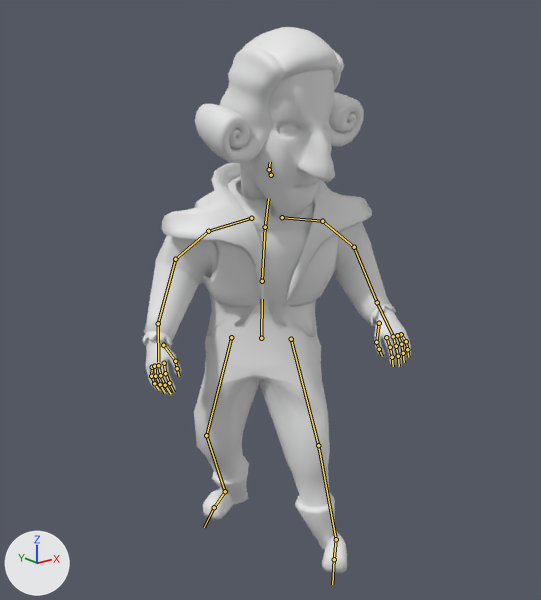
Renders of the FBX model Assets/Models/pasquale.fbx from each side of a commit.
Camera for both pictures: a camera (50 mm lens) standing at (-6.16, -7.59, 6.75) and looking at (-0.67, -0.73, 4.01). Arrows for +X, +Y and +Z are at lower left; the lights stay in place. Both versions are drawn at frame 1 of the action 'root|h_Armature|mixamo.com|Layer0'; the numbers are the values there. The bones that bend it are drawn over the model as lines. Materials are left out; every surface is plain grey.

Names of what the first picture shows: 'LOW'.
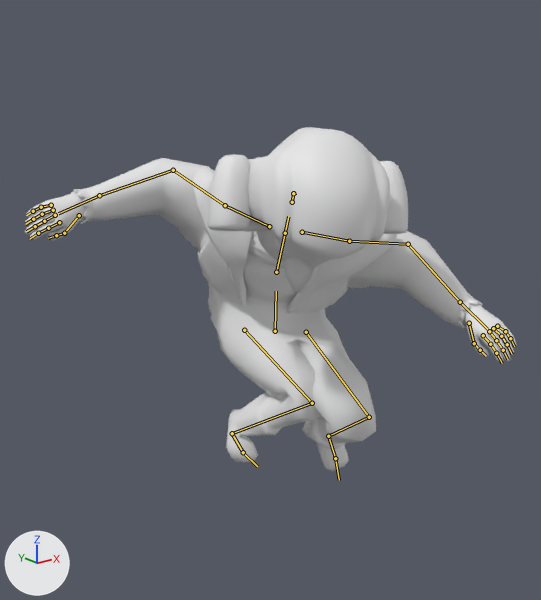
Changed parts and their boxes [x1, y1, x2, y2] in the pictures (541 x 600 px):
```json
{"object": "LOW", "change": "posed", "before": [142, 27, 411, 573], "after": [25, 127, 516, 472], "on screen": "82% wider, 37% shorter"}
{"object": "LOW.001", "change": "now drawn", "after": [192, 166, 397, 317]}
{"bone": "root.x", "before": "(261, 338) to (262, 299)", "after": "(275, 331) to (276, 291)"}
{"bone": "thigh_stretch.l", "before": "(291, 339) to (318, 445)", "after": "(306, 332) to (369, 417)"}
{"bone": "leg_stretch.l", "before": "(318, 445) to (336, 539)", "after": "(369, 417) to (328, 436)"}
{"bone": "foot.l", "before": "(336, 539) to (334, 559)", "after": "(328, 436) to (335, 458)"}
{"bone": "thigh_stretch.r", "before": "(231, 337) to (206, 435)", "after": "(244, 330) to (312, 403)"}
{"bone": "leg_stretch.r", "before": "(206, 435) to (225, 491)", "after": "(312, 403) to (232, 433)"}
{"bone": "foot.r", "before": "(225, 491) to (214, 507)", "after": "(232, 433) to (243, 452)"}
{"bone": "spine_01.x", "before": "(262, 281) to (265, 227)", "after": "(276, 272) to (285, 233)"}
{"bone": "neck.x", "before": "(271, 175) to (269, 169)", "after": "(292, 202) to (293, 193)"}
{"bone": "head.x", "before": "(269, 169) to (270, 162)", "after": "(293, 193) to (296, 193)"}
{"bone": "shoulder.r", "before": "(251, 218) to (208, 231)", "after": "(269, 226) to (225, 205)"}
{"bone": "arm_stretch.r", "before": "(208, 231) to (175, 259)", "after": "(225, 205) to (173, 170)"}
{"bone": "forearm_stretch.r", "before": "(175, 259) to (158, 323)", "after": "(173, 170) to (99, 195)"}
{"bone": "hand.r", "before": "(158, 323) to (158, 362)", "after": "(99, 195) to (58, 213)"}
{"bone": "shoulder.l", "before": "(282, 217) to (322, 221)", "after": "(302, 232) to (349, 241)"}
{"bone": "arm_stretch.l", "before": "(322, 221) to (354, 247)", "after": "(349, 241) to (408, 244)"}
{"bone": "forearm_stretch.l", "before": "(354, 247) to (377, 302)", "after": "(408, 244) to (460, 302)"}
{"bone": "hand.l", "before": "(377, 302) to (392, 334)", "after": "(460, 302) to (487, 329)"}
```

The change, as JSON lines over the scene's bpy script:
```json
{"block": "bone_root_x", "where": "bone_root_x = bpy.data.objects['root'].pose.bones['root.x']"}
{"op": "set", "path": "bone_root_x.location", "old": "(-5.0, -15.0, -8.0)", "new": "(-6.0, -1.0, 26.0)"}
{"op": "set", "path": "bone_root_x.rotation_quaternion", "old": "(0.93, -0.037, -0.36, -0.071)", "new": "(0.929, -0.034, -0.359, -0.077)", "note": "degrees (-1, -42, -8) -> degrees (-1, -42, -9)"}
{"block": "bone_thigh_stretch_l", "where": "bone_thigh_stretch_l = bpy.data.objects['root'].pose.bones['thigh_stretch.l']  # child of 'root.x'"}
{"op": "set", "path": "bone_thigh_stretch_l.rotation_quaternion", "old": "(0.82, 0.173, -0.539, -0.085)", "new": "(0.695, 0.388, -0.56, -0.232)", "note": "degrees (46, -59, -39) -> degrees (85, -37, -71)"}
{"block": "bone_leg_stretch_l", "where": "bone_leg_stretch_l = bpy.data.objects['root'].pose.bones['leg_stretch.l']  # child of 'thigh_stretch.l'"}
{"op": "set", "path": "bone_leg_stretch_l.rotation_quaternion", "old": "(0.974, 0.023, 0.025, 0.222)", "new": "(0.548, 0.034, 0.002, 0.836)", "note": "degrees (3, 2, 26) -> degrees (2, -3, 113)"}
{"block": "bone_foot_l", "where": "bone_foot_l = bpy.data.objects['root'].pose.bones['foot.l']  # child of 'leg_stretch.l'"}
{"op": "set", "path": "bone_foot_l.rotation_quaternion", "old": "(0.825, -0.025, 0.124, -0.55)", "new": "(0.88, 0.09, 0.13, -0.448)", "note": "degrees (-10, 10, -68) -> degrees (3, 18, -54)"}
{"block": "bone_thigh_stretch_r", "where": "bone_thigh_stretch_r = bpy.data.objects['root'].pose.bones['thigh_stretch.r']  # child of 'root.x'"}
{"op": "set", "path": "bone_thigh_stretch_r.rotation_quaternion", "old": "(0.756, 0.129, 0.64, -0.042)", "new": "(0.863, 0.076, -0.027, 0.499)", "note": "degrees (44, 78, 30) -> degrees (6, -7, 60)"}
{"block": "bone_leg_stretch_r", "where": "bone_leg_stretch_r = bpy.data.objects['root'].pose.bones['leg_stretch.r']  # child of 'thigh_stretch.r'"}
{"op": "set", "path": "bone_leg_stretch_r.rotation_quaternion", "old": "(0.953, -0.015, 0.013, -0.303)", "new": "(0.509, -0.019, 0.0, -0.861)", "note": "degrees (-2, 1, -35) -> degrees (-1, -2, -119)"}
{"block": "bone_foot_r", "where": "bone_foot_r = bpy.data.objects['root'].pose.bones['foot.r']  # child of 'leg_stretch.r'"}
{"op": "set", "path": "bone_foot_r.rotation_quaternion", "old": "(0.849, 0.184, -0.037, 0.493)", "new": "(0.628, -0.45, 0.429, 0.468)", "note": "degrees (17, -14, 58) -> degrees (-36, 74, 46)"}
{"block": "bone_spine_01_x", "where": "bone_spine_01_x = bpy.data.objects['root'].pose.bones['spine_01.x']  # child of 'root.x'"}
{"op": "set", "path": "bone_spine_01_x.rotation_quaternion", "old": "(0.981, 0.15, 0.122, -0.019)", "new": "(0.922, 0.377, 0.009, -0.085)", "note": "degrees (17, 14, 0) -> degrees (44, 5, -9)"}
{"block": "bone_neck_x", "where": "bone_neck_x = bpy.data.objects['root'].pose.bones['neck.x']  # child of 'spine_02.x'"}
{"op": "set", "path": "bone_neck_x.rotation_quaternion", "old": "(0.995, 0.062, 0.033, 0.065)", "new": "(0.956, 0.27, 0.115, 0.026)", "note": "degrees (7, 3, 8) -> degrees (32, 12, 7)"}
{"block": "bone_head_x", "where": "bone_head_x = bpy.data.objects['root'].pose.bones['head.x']  # child of 'neck.x'"}
{"op": "set", "path": "bone_head_x.rotation_quaternion", "old": "(0.983, -0.054, 0.177, -0.013)", "new": "(0.998, 0.019, 0.064, 0.015)", "note": "degrees (-7, 20, -3) -> degrees (2, 7, 2)"}
{"block": "bone_shoulder_r", "where": "bone_shoulder_r = bpy.data.objects['root'].pose.bones['shoulder.r']  # child of 'spine_02.x'"}
{"op": "set", "path": "bone_shoulder_r.rotation_quaternion", "old": "(0.977, 0.058, -0.128, -0.158)", "new": "(0.969, -0.084, -0.203, 0.114)", "note": "degrees (9, -13, -19) -> degrees (-13, -22, 16)"}
{"block": "bone_arm_stretch_r", "where": "bone_arm_stretch_r = bpy.data.objects['root'].pose.bones['arm_stretch.r']  # child of 'shoulder.r'"}
{"op": "set", "path": "bone_arm_stretch_r.rotation_quaternion", "old": "(0.891, 0.36, 0.106, 0.257)", "new": "(0.972, 0.021, 0.214, 0.093)", "note": "degrees (44, 0, 32) -> degrees (5, 24, 12)"}
{"block": "bone_forearm_stretch_r", "where": "bone_forearm_stretch_r = bpy.data.objects['root'].pose.bones['forearm_stretch.r']  # child of 'arm_stretch.r'"}
{"op": "set", "path": "bone_forearm_stretch_r.rotation_quaternion", "old": "(0.932, 0.051, 0.006, -0.36)", "new": "(0.97, 0.019, 0.006, -0.243)", "note": "degrees (5, 3, -42) -> degrees (2, 1, -28)"}
{"block": "bone_hand_r", "where": "bone_hand_r = bpy.data.objects['root'].pose.bones['hand.r']  # child of 'forearm_stretch.r'"}
{"op": "set", "path": "bone_hand_r.rotation_quaternion", "old": "(0.997, -0.015, -0.057, 0.045)", "new": "(0.99, 0.108, -0.087, 0.024)", "note": "degrees (-2, -7, 5) -> degrees (12, -10, 2)"}
{"block": "bone_shoulder_l", "where": "bone_shoulder_l = bpy.data.objects['root'].pose.bones['shoulder.l']  # child of 'spine_02.x'"}
{"op": "set", "path": "bone_shoulder_l.rotation_quaternion", "old": "(0.987, 0.096, 0.107, -0.073)", "new": "(0.974, 0.053, 0.221, -0.01)", "note": "degrees (10, 13, -7) -> degrees (6, 26, 0)"}
{"block": "bone_arm_stretch_l", "where": "bone_arm_stretch_l = bpy.data.objects['root'].pose.bones['arm_stretch.l']  # child of 'shoulder.l'"}
{"op": "set", "path": "bone_arm_stretch_l.rotation_quaternion", "old": "(0.978, 0.209, -0.018, 0.002)", "new": "(0.968, -0.022, -0.246, -0.045)", "note": "degrees (24, -2, 0) -> degrees (-1, -29, -5)"}
{"block": "bone_forearm_stretch_l", "where": "bone_forearm_stretch_l = bpy.data.objects['root'].pose.bones['forearm_stretch.l']  # child of 'arm_stretch.l'"}
{"op": "set", "path": "bone_forearm_stretch_l.rotation_quaternion", "old": "(0.912, 0.059, 0.102, 0.392)", "new": "(0.981, 0.02, -0.088, 0.174)", "note": "degrees (11, 8, 47) -> degrees (1, -10, 20)"}
{"block": "bone_hand_l", "where": "bone_hand_l = bpy.data.objects['root'].pose.bones['hand.l']  # child of 'forearm_stretch.l'"}
{"op": "set", "path": "bone_hand_l.rotation_quaternion", "old": "(0.969, 0.126, 0.209, 0.028)", "new": "(0.944, 0.265, 0.165, -0.108)", "note": "degrees (16, 24, 7) -> degrees (30, 22, -7)"}
```
